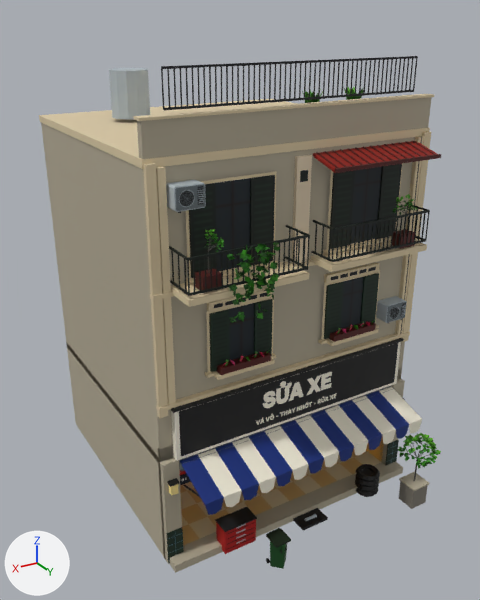
Two versions of the FBX model Assets/PhoViet/Art/Streets/PV_StreetShop05.fbx, one commit apart.
Rendered twice from a 50 mm lens placed at (9.7, 17.11, 13.93), pointed at (0.25, 1.36, 6.05). Lighting does not change. The marker at lower left points along +X, +Y and +Z. The first picture is the older version. Objects named as collision shapes, trigger or cutter boxes, shadow casters or lower levels of detail are left out. Where no turn or scale is listed for an object, it has been applied to the vertices. Vertices at exactly the same position are counted once.

The scene before the commit, as lines of its bpy script (objects in view):
```python
me_pv_streetshop05_lod0 = bpy.data.meshes.new('PV_StreetShop05_LOD0')
me_pv_streetshop05_lod0.from_pydata(...)  # 10305 vertices, 7718 faces; spans x -4.23..4.23, y -3.93..6.21, z 0.0..12.93
me_pv_streetshop05_lod0.materials.append(mat_pv_streetatlas)  # picture img_pv_streetpalette_png
ob_pv_streetshop05_lod0 = bpy.data.objects.new('PV_StreetShop05_LOD0', me_pv_streetshop05_lod0)
ob_pv_streetshop05_lod0.location = (0.0, 0.0, 0.0)
```
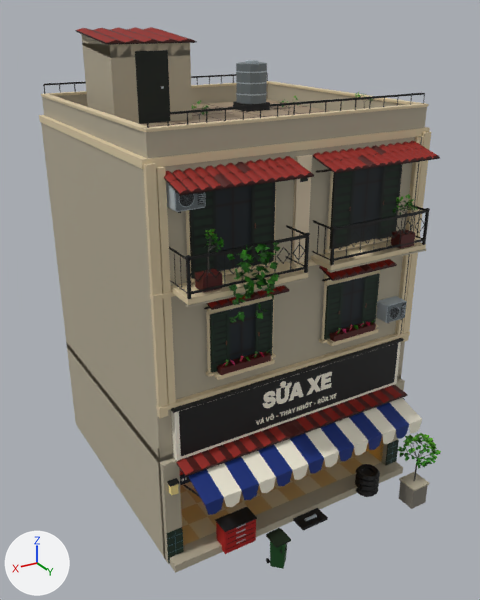
Location of each change, [x1, y1, x2, y2] in pixels of the pictures (480 x 600 px):
'PV_StreetShop05_LOD0', reshaped
    before: [39, 56, 441, 573]
    after: [39, 27, 441, 573]
part 1 of me_pv_streetshop05_lod0, deleted
    before: [109, 56, 441, 378]
part 2 of me_pv_streetshop05_lod0, built on
    before: [171, 141, 435, 307]
    after: [41, 27, 440, 377]
part 3 of me_pv_streetshop05_lod0, added (red)
    after: [176, 385, 407, 477]

The edits, one by one:
me_pv_streetshop05_lod0 is used by ob_pv_streetshop05_lod0; location (0.0, 0.0, 0.0).
me_pv_streetshop05_lod0 had 10305 vertices, 7718 faces and spanned x -4.23..4.23, y -3.93..6.21, z 0.0..12.93.
me_pv_streetshop05_lod0 now has 11713 vertices, 8062 faces and spans x -4.21..4.21, y -3.93..6.21, z 0.0..13.57.
me_pv_streetshop05_lod0 part 1: 262 loose pieces with 1706 vertices, spanning x -4.23..4.23, y -2.05..4.88, z 5.48..12.93, are deleted.
me_pv_streetshop05_lod0 part 2: 143 vertices removed from x -3.69..3.69, y 3.84..4.89, z 7.94..10.82; 3143 vertices added at x -4.11..4.11, y -3.91..4.87, z 5.49..13.57.
me_pv_streetshop05_lod0 part 3: 90 vertices added at x -3.8..3.8, y 3.94..4.6, z 3.15..3.34.
Other edits to the shape of me_pv_streetshop05_lod0 do not show in these pictures.
